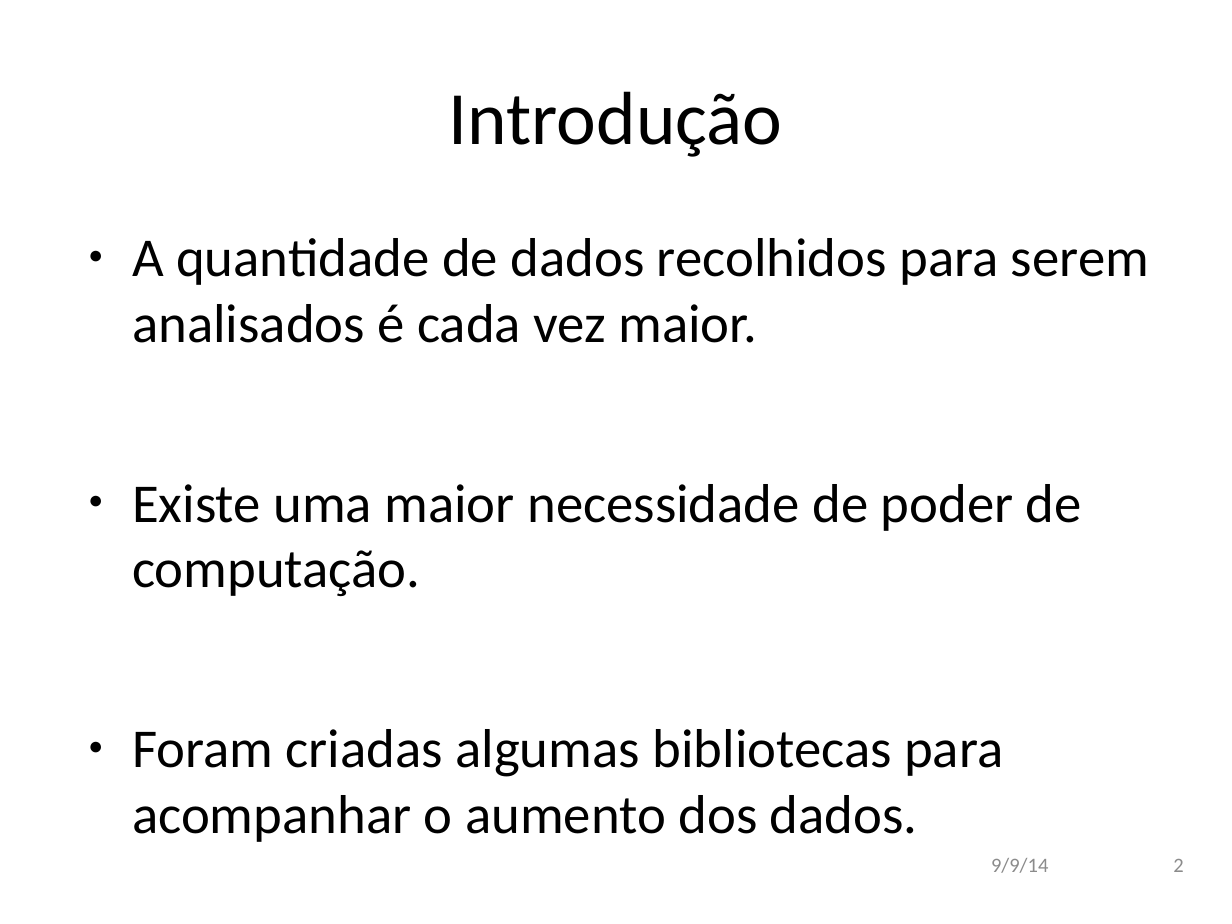
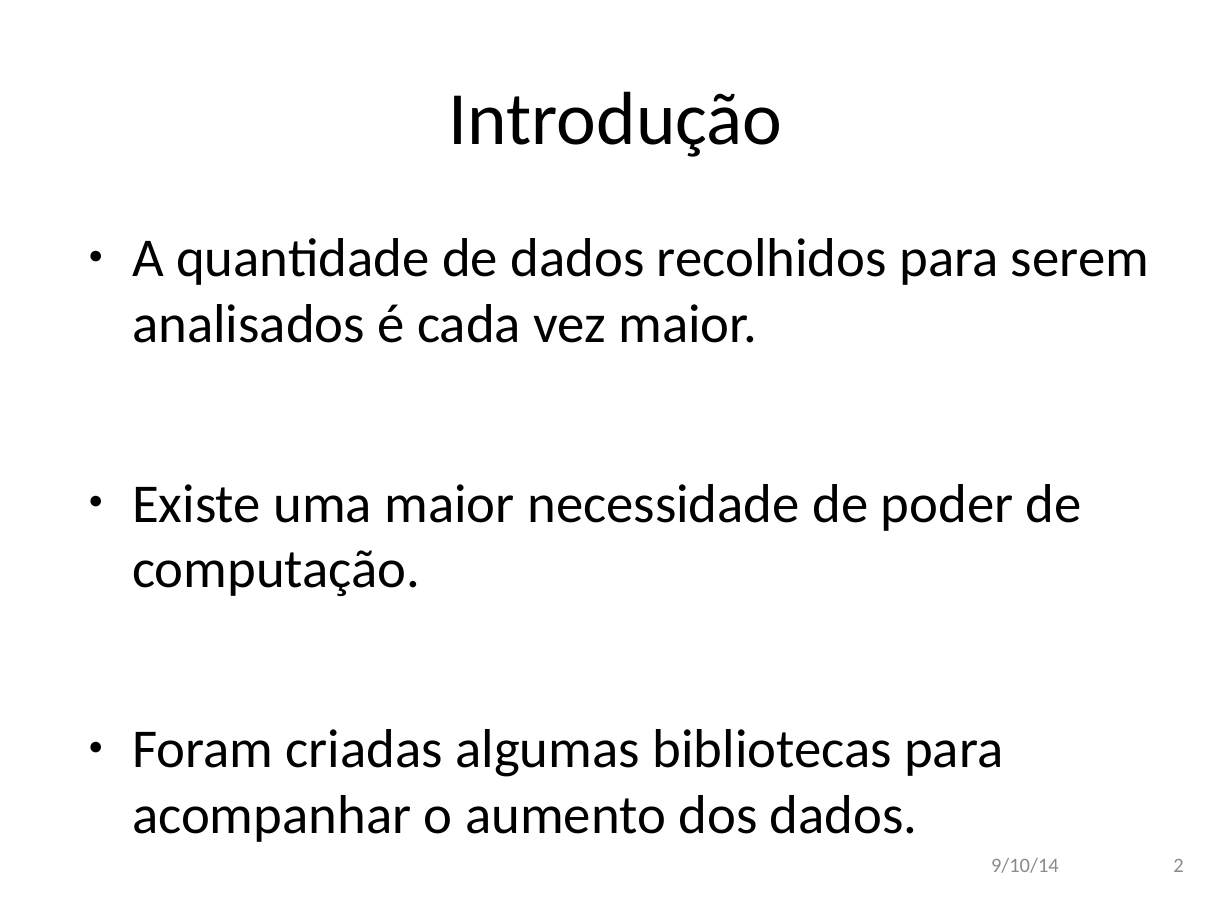
Before and after one commit to andremota/Distributed-Graph-Processing, a slide deck: slide 2 of docs/apresentação/apres_isel_format.odp. Drawn at 1232x924 pixels with LibreOffice and Linux fonts; fonts in the diff are those of the drawing; background and template pictures are left out. Boxes give left, top, right and bottom in pixels: in the first picture for what was removed or moved away, otherwise in the second. Text is boxed around its words. In the diff, an @@ line names an element or a change of style, - is before the commit and + after.

```diff
--- a/docs/apresentação/apres_isel_format.odp
+++ b/docs/apresentação/apres_isel_format.odp
@@ text at (991, 858, 1059, 873): text changed @@
-9/9/14
+9/10/14
```
Also in this commit, not shown: 17 other slides changed, 1 other file.
